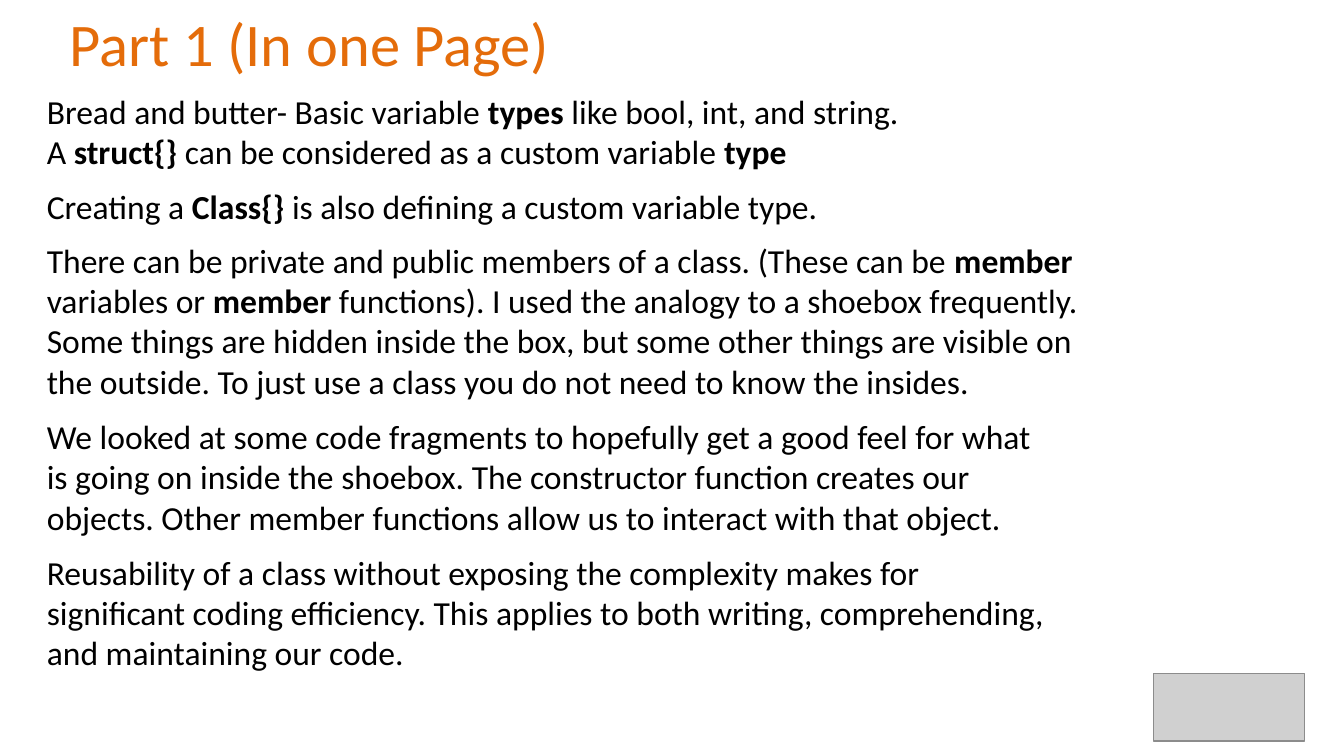
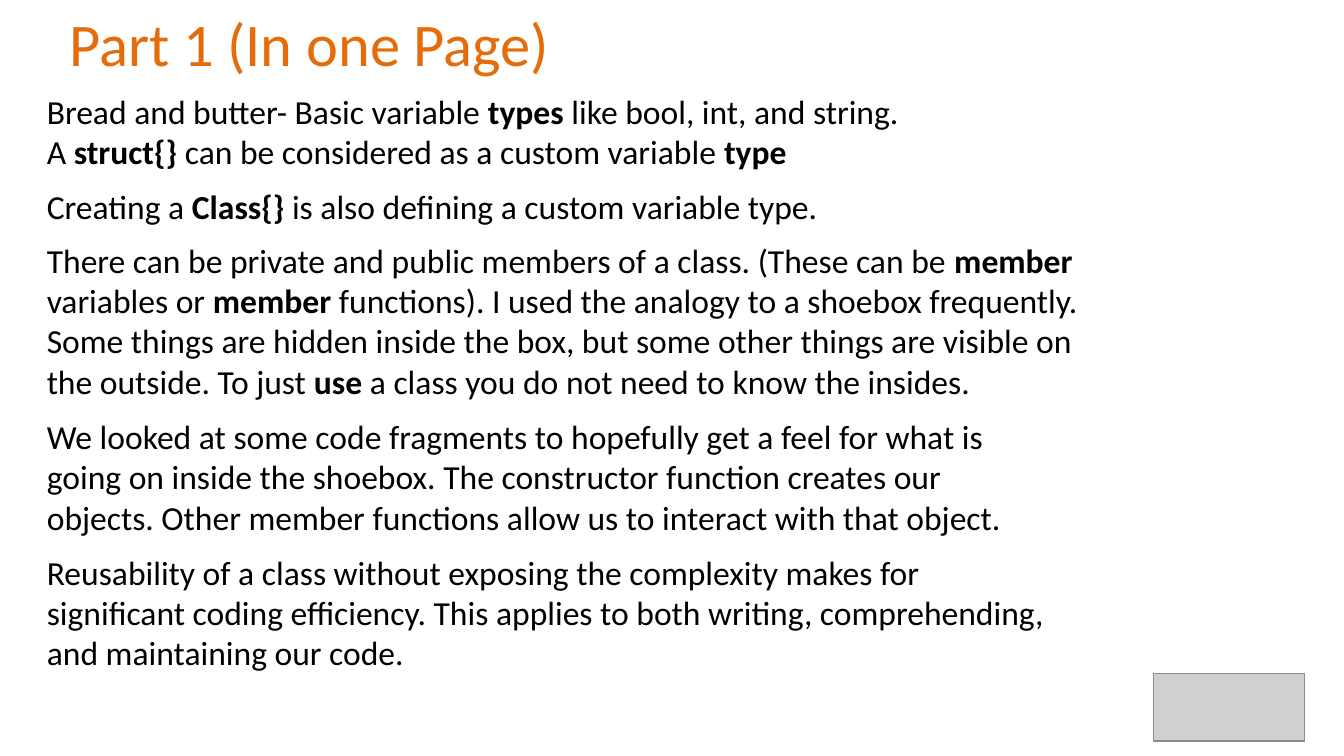
Before and after one commit to Alan-Lomax/MERG-SIG-Presentations, a slide deck: slide 6 of Introduction to Class Programming Part 2.pptx. Drawn at 1344x756 pixels with LibreOffice and Linux fonts; fonts in the diff are those of the drawing; grey boxes stand for pictures; background and template pictures are left out. Boxes give left, top, right and bottom in pixels: in the first picture for what was removed or moved away, otherwise in the second. Text is boxed around its words. In the diff, an @@ line names an element or a change of style, - is before the commit and + after.

```diff
--- a/Introduction to Class Programming Part 2.pptx
+++ b/Introduction to Class Programming Part 2.pptx
@@ text "There can be private and ..." at <box>47,248,1077,400</box>: bold on in "use" @@
@@ text at <box>47,425,1000,536</box>: text changed @@
-We looked at some code fragments to hopefully get a good feel for what is going on inside the shoebox. The constructor function creates our objects. Other member functions allow us to interact with that object.
+We looked at some code fragments to hopefully get a feel for what is going on inside the shoebox. The constructor function creates our objects. Other member functions allow us to interact with that object.
```
Also in this commit, not shown: 7 other slides changed, 3 slides added.
